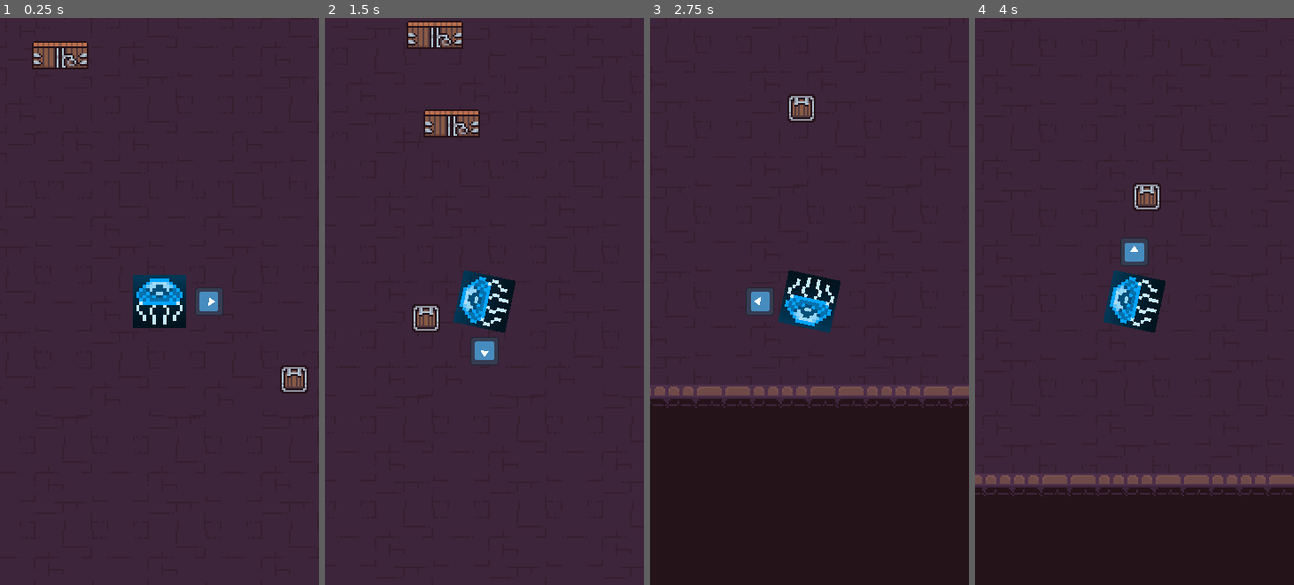
Above: before the commit, frames 1-4 (left to right).
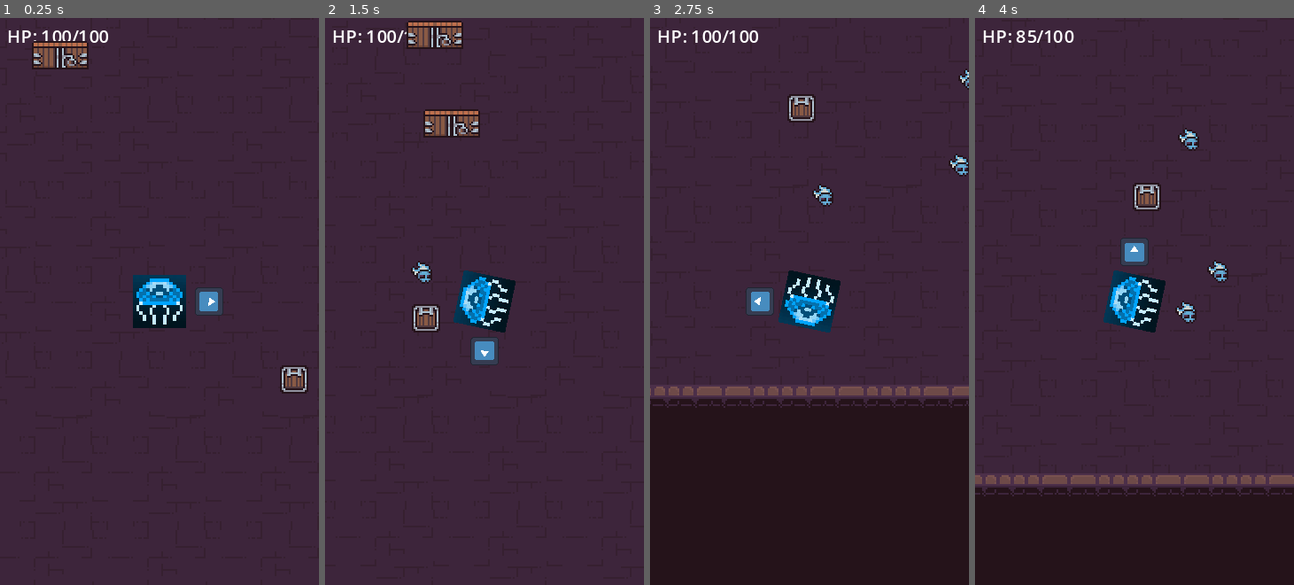
Above: after the commit, the same moments.

Repository: AndresNS/arrow-dash
Game: Godot game, scene res://scenes/game.tscn
The game is run twice, just before and just after one commit, with the same random seed, the same clock (stepped at 60 frames per second) and the same inputs. The engine's default icon, where the game draws it, is replaced by a stand-in: a white triangle on a blue panel in a dark square.
Inputs:
- Up to frame 1 (0.25 s): no input
- Up to frame 2 (1.5 s): tap Enter (ui_accept) at 0.5, 0.77 s
- Up to frame 3 (2.75 s): tap Enter (ui_accept) at 1.52 s
- Up to frame 4 (4 s): tap Enter (ui_accept) at 3.02, 3.77 s

The runs differ from the first frame. In frame 1, 0.3% of the frame differs, in the area x 2-34%, y 2-5%; in frame 2, 0.4%; in frame 3, 0.7%; in frame 4, 0.8%, in the area x 2-80%, y 2-54%.

Commit message:
Add enemy node and player's health label

Diff:
--- a/project.godot
+++ b/project.godot
@@ -36,6 +36,7 @@
 
 2d_physics/layer_1="World"
 2d_physics/layer_2="Player"
+2d_physics/layer_3="Enemy"
 
 [rendering]
 
--- /dev/null
+++ b/scenes/enemy.tscn
@@ -0,0 +1,21 @@
+[gd_scene load_steps=4 format=3 uid="uid://b68m5pjj7hgl7"]
+
+[ext_resource type="Texture2D" uid="uid://bvx608jxwgol5" path="res://assets/sprites/Dungeon_Character.png" id="1_6e56r"]
+[ext_resource type="Script" path="res://scripts/enemy.gd" id="1_agfo5"]
+
+[sub_resource type="CircleShape2D" id="CircleShape2D_a4lkl"]
+radius = 4.0
+
+[node name="Enemy" type="CharacterBody2D"]
+collision_layer = 4
+collision_mask = 0
+script = ExtResource("1_agfo5")
+
+[node name="Sprite2D" type="Sprite2D" parent="."]
+texture = ExtResource("1_6e56r")
+region_enabled = true
+region_rect = Rect2(16, 16, 16, 16)
+
+[node name="CollisionShape2D" type="CollisionShape2D" parent="."]
+position = Vector2(1, 1)
+shape = SubResource("CircleShape2D_a4lkl")
--- a/scenes/game.tscn
+++ b/scenes/game.tscn
@@ -1,9 +1,11 @@
-[gd_scene load_steps=16 format=3 uid="uid://boeq1yhv5i0q0"]
-
+[gd_scene load_steps=19 format=3 uid="uid://boeq1yhv5i0q0"]
+
+[ext_resource type="Script" path="res://scripts/game.gd" id="1_pm8cm"]
 [ext_resource type="PackedScene" uid="uid://b5x4q4okmydmv" path="res://scenes/player.tscn" id="1_ulfj1"]
 [ext_resource type="Texture2D" uid="uid://db4s47d7v50k4" path="res://assets/sprites/Dungeon_Tileset.png" id="2_fxhwg"]
 [ext_resource type="PackedScene" uid="uid://uqqocnpsdqml" path="res://scenes/static_obstacle.tscn" id="3_kvxn7"]
 [ext_resource type="PackedScene" uid="uid://c25d0qh53i3x1" path="res://scenes/animated_obstacle.tscn" id="4_lxg88"]
+[ext_resource type="PackedScene" uid="uid://b68m5pjj7hgl7" path="res://scenes/enemy.tscn" id="5_nci23"]
 
 [sub_resource type="TileSetAtlasSource" id="TileSetAtlasSource_e6y4t"]
 texture = ExtResource("2_fxhwg")
@@ -337,6 +339,24 @@
 physics_layer_0/collision_mask = 0
 sources/0 = SubResource("TileSetAtlasSource_e6y4t")
 
+[sub_resource type="LabelSettings" id="LabelSettings_76dh6"]
+font_size = 10
+
+[sub_resource type="Animation" id="Animation_etra5"]
+length = 0.001
+tracks/0/type = "value"
+tracks/0/imported = false
+tracks/0/enabled = true
+tracks/0/path = NodePath(".:position")
+tracks/0/interp = 1
+tracks/0/loop_wrap = true
+tracks/0/keys = {
+"times": PackedFloat32Array(0),
+"transitions": PackedFloat32Array(1),
+"update": 0,
+"values": [Vector2(221, -64)]
+}
+
 [sub_resource type="Animation" id="Animation_wh65y"]
 resource_name = "move"
 loop_mode = 2
@@ -353,7 +373,13 @@
 "values": [Vector2(221, -64), Vector2(221, 103)]
 }
 
-[sub_resource type="Animation" id="Animation_etra5"]
+[sub_resource type="AnimationLibrary" id="AnimationLibrary_pny35"]
+_data = {
+"RESET": SubResource("Animation_etra5"),
+"move": SubResource("Animation_wh65y")
+}
+
+[sub_resource type="Animation" id="Animation_e8a48"]
 length = 0.001
 tracks/0/type = "value"
 tracks/0/imported = false
@@ -365,13 +391,7 @@
 "times": PackedFloat32Array(0),
 "transitions": PackedFloat32Array(1),
 "update": 0,
-"values": [Vector2(221, -64)]
-}
-
-[sub_resource type="AnimationLibrary" id="AnimationLibrary_pny35"]
-_data = {
-"RESET": SubResource("Animation_etra5"),
-"move": SubResource("Animation_wh65y")
+"values": [Vector2(-77, 71)]
 }
 
 [sub_resource type="Animation" id="Animation_gae2g"]
@@ -390,7 +410,13 @@
 "values": [Vector2(-77, 71), Vector2(65, 71)]
 }
 
-[sub_resource type="Animation" id="Animation_e8a48"]
+[sub_resource type="AnimationLibrary" id="AnimationLibrary_v4jdq"]
+_data = {
+"RESET": SubResource("Animation_e8a48"),
+"move": SubResource("Animation_gae2g")
+}
+
+[sub_resource type="Animation" id="Animation_r2pub"]
 length = 0.001
 tracks/0/type = "value"
 tracks/0/imported = false
@@ -402,13 +428,7 @@
 "times": PackedFloat32Array(0),
 "transitions": PackedFloat32Array(1),
 "update": 0,
-"values": [Vector2(-77, 71)]
-}
-
-[sub_resource type="AnimationLibrary" id="AnimationLibrary_v4jdq"]
-_data = {
-"RESET": SubResource("Animation_e8a48"),
-"move": SubResource("Animation_gae2g")
+"values": [Vector2(65, 21)]
 }
 
 [sub_resource type="Animation" id="Animation_411l0"]
@@ -427,21 +447,6 @@
 "values": [Vector2(65, 21), Vector2(-77, 21)]
 }
 
-[sub_resource type="Animation" id="Animation_r2pub"]
-length = 0.001
-tracks/0/type = "value"
-tracks/0/imported = false
-tracks/0/enabled = true
-tracks/0/path = NodePath(".:position")
-tracks/0/interp = 1
-tracks/0/loop_wrap = true
-tracks/0/keys = {
-"times": PackedFloat32Array(0),
-"transitions": PackedFloat32Array(1),
-"update": 0,
-"values": [Vector2(65, 21)]
-}
-
 [sub_resource type="AnimationLibrary" id="AnimationLibrary_65y1t"]
 _data = {
 "RESET": SubResource("Animation_r2pub"),
@@ -449,6 +454,7 @@
 }
 
 [node name="Game" type="Node2D"]
+script = ExtResource("1_pm8cm")
 
 [node name="TileMap" type="TileMap" parent="."]
 position = Vector2(4, 1)
@@ -461,6 +467,14 @@
 
 [node name="Camera2D" type="Camera2D" parent="Player"]
 
+[node name="HPLabel" type="Label" parent="Player/Camera2D"]
+offset_left = -86.0
+offset_top = -157.0
+offset_right = -43.0
+offset_bottom = -143.0
+text = "HP:"
+label_settings = SubResource("LabelSettings_76dh6")
+
 [node name="Obstacles" type="Node" parent="."]
 
 [node name="StaticObstacle2" parent="Obstacles" instance=ExtResource("3_kvxn7")]
@@ -504,3 +518,22 @@
 "": SubResource("AnimationLibrary_65y1t")
 }
 autoplay = "move"
+
+[node name="Enemies" type="Node" parent="."]
+
+[node name="Enemy" parent="Enemies" instance=ExtResource("5_nci23")]
+position = Vector2(216, 52)
+
+[node name="Enemy2" parent="Enemies" instance=ExtResource("5_nci23")]
+position = Vector2(15, -107)
+
+[node name="Enemy3" parent="Enemies" instance=ExtResource("5_nci23")]
+position = Vector2(244, 206)
+
+[node name="Enemy5" parent="Enemies" instance=ExtResource("5_nci23")]
+position = Vector2(242, -191)
+
+[node name="Enemy4" parent="Enemies" instance=ExtResource("5_nci23")]
+position = Vector2(-111, 131)
+
+[connection signal="health_changed" from="Player" to="." method="_on_player_health_changed"]
--- /dev/null
+++ b/scenes/hurtbox.tscn
@@ -0,0 +1,10 @@
+[gd_scene load_steps=2 format=3 uid="uid://dckry7j0r7ey0"]
+
+[ext_resource type="Script" path="res://scripts/hurtbox.gd" id="1_3hb8i"]
+
+[node name="Hurtbox" type="Area2D"]
+collision_layer = 0
+collision_mask = 0
+script = ExtResource("1_3hb8i")
+
+[connection signal="body_entered" from="." to="." method="_on_body_entered"]
--- a/scenes/player.tscn
+++ b/scenes/player.tscn
@@ -1,8 +1,9 @@
-[gd_scene load_steps=8 format=3 uid="uid://b5x4q4okmydmv"]
+[gd_scene load_steps=10 format=3 uid="uid://b5x4q4okmydmv"]
 
 [ext_resource type="Texture2D" uid="uid://c33bqr288kou3" path="res://icon.svg" id="1_bvpe8"]
 [ext_resource type="Script" path="res://scripts/player.gd" id="1_pi5vt"]
 [ext_resource type="Texture2D" uid="uid://o5kd44qr2lpd" path="res://assets/sprites/jellyfish.png" id="2_4qp8i"]
+[ext_resource type="PackedScene" uid="uid://dckry7j0r7ey0" path="res://scenes/hurtbox.tscn" id="4_k8u5i"]
 
 [sub_resource type="RectangleShape2D" id="RectangleShape2D_w2kb6"]
 size = Vector2(28, 28)
@@ -45,6 +46,9 @@
 "rotate": SubResource("Animation_w3aib")
 }
 
+[sub_resource type="CircleShape2D" id="CircleShape2D_igm6i"]
+radius = 12.0
+
 [node name="Player" type="CharacterBody2D"]
 collision_layer = 2
 script = ExtResource("1_pi5vt")
@@ -68,3 +72,9 @@
 "": SubResource("AnimationLibrary_nmy17")
 }
 autoplay = "rotate"
+
+[node name="Hurtbox" parent="." instance=ExtResource("4_k8u5i")]
+collision_mask = 4
+
+[node name="CollisionShape2D" type="CollisionShape2D" parent="Hurtbox"]
+shape = SubResource("CircleShape2D_igm6i")
--- a/scripts/base_obstacle.gd
+++ b/scripts/base_obstacle.gd
@@ -5,5 +5,5 @@
 func _ready() -> void:
 	pass
 
-func _process(delta: float) -> void:
+func _process(_delta: float) -> void:
 	pass
--- /dev/null
+++ b/scripts/enemy.gd
@@ -0,0 +1,19 @@
+extends CharacterBody2D
+
+class_name Enemy
+
+const SPEED: float = 65.0
+
+var player: Player = null
+var attack_damage: int = 15
+
+func _ready() -> void:
+	player = get_tree().current_scene.get_node("Player")
+
+func _physics_process(_delta: float) -> void:
+	var direction: Vector2 = (player.position - position).normalized()
+	velocity = direction * SPEED
+	move_and_slide()
+
+func self_destruct()->void:
+	queue_free()
--- /dev/null
+++ b/scripts/game.gd
@@ -0,0 +1,13 @@
+extends Node2D
+
+@onready var player: Player = $Player
+@onready var hp_label: Label = $Player/Camera2D/HPLabel
+
+func _ready() -> void:
+	update_hp_label(player.health, player.max_health)
+
+func update_hp_label(health: int, max_health: int) -> void:
+	hp_label.text = "HP: %d/%d" % [health, max_health]
+
+func _on_player_health_changed(new_health: int) -> void:
+	update_hp_label(new_health, player.max_health)
--- /dev/null
+++ b/scripts/hurtbox.gd
@@ -0,0 +1,16 @@
+extends Area2D
+
+class_name Hurtbox
+
+var player : Player = null
+
+func _on_body_entered(body: Node2D) -> void:
+	print("Take damage!")
+
+	if(body is Enemy):
+		var enemy : Enemy = body
+
+		if (player != null):
+			player.take_damage(enemy.attack_damage)
+
+		enemy.self_destruct()
--- a/scripts/player.gd
+++ b/scripts/player.gd
@@ -1,16 +1,26 @@
 extends CharacterBody2D
+
+class_name Player
+
+signal health_changed(new_health: int)
 
 const SPEED: float = 100.0
 
 @onready var player_sprite: Sprite2D = $PlayerSprite
 @onready var arrow_container: Node2D = $ArrowContainer
 @onready var arrow_animation: AnimationPlayer = $ArrowContainer/AnimationPlayer
+@onready var hurtbox_node: Area2D = $Hurtbox
 
-var direction: Vector2 = Vector2.UP
 var arrow_speed: float = 2.0
+var max_health: int = 100
+var health: int = max_health
+var hurtbox: Hurtbox
 
 func _ready() -> void:
 	arrow_animation.speed_scale = arrow_speed
+	hurtbox = hurtbox_node as Hurtbox
+	if hurtbox:
+		hurtbox.player = self
 
 func _physics_process(delta: float) -> void:
 	var arrow_angle: float = arrow_container.rotation
@@ -24,3 +34,13 @@
 	if collision:
 		velocity = velocity.bounce(collision.get_normal())
 		player_sprite.rotation = velocity.angle() + PI/2
+
+func take_damage(amount: int) -> void:
+	health -= amount
+	health = clamp(health, 0, max_health)
+	emit_signal("health_changed", health)
+
+func heal(amount: int) -> void:
+	health += amount
+	health = clamp(health, 0, max_health)
+	emit_signal("health_changed", health)
Binary file added: assets/sprites/Dungeon_Character.png
Not shown, added: assets/sprites/Dungeon_Character.png.import
